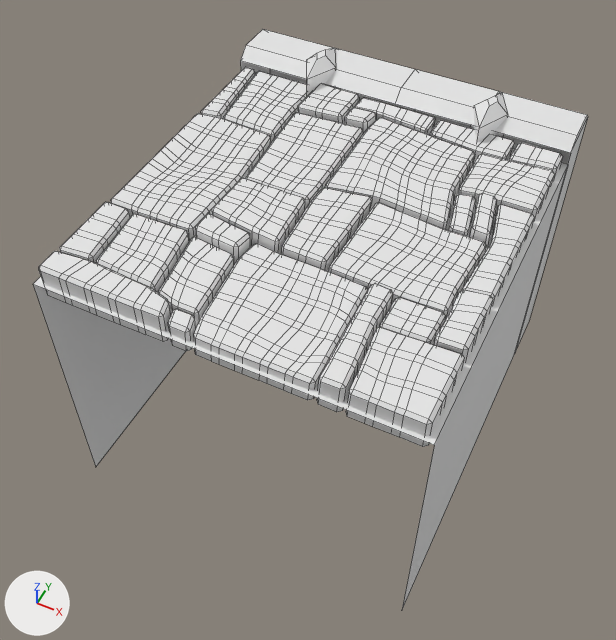
The FBX model Assets/3D Assets/Models/1-2lvl/Floor_low.fbx: old version first, new version second.
One viewpoint serves both versions: a camera (50 mm lens) standing at (1.71, -17.89, 11.61) and looking at (-4.55, -5.37, -4.04). The axes (+X, +Y, +Z) are drawn at lower left. The lights are the same throughout. Mesh edges are drawn as thin lines. Where no turn or scale is listed for an object, it has been applied to the vertices.

Objects in the first picture: 'Floor_low'.
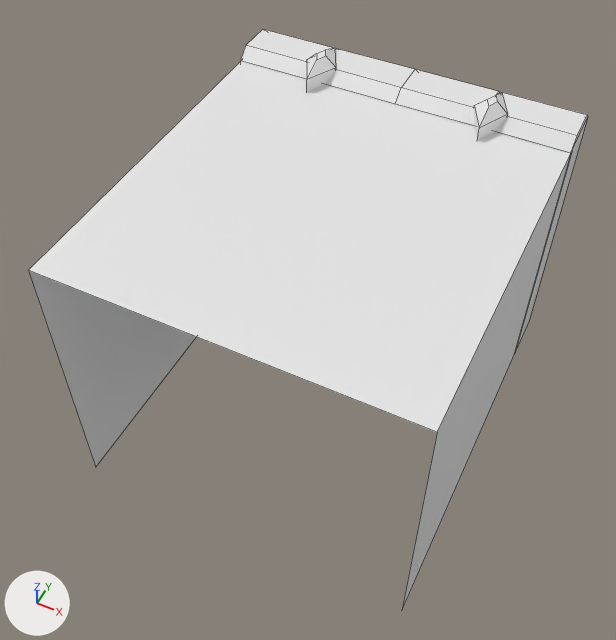
The edits, one by one:
me_cube_034 is used by ob_floor_low; location (0.0, 0.0, 0.0).
Verts and faces of me_cube_034; kept vertices keep their numbers, new ones are numbered from 2203.
Before the commit, vertices of me_cube_034: 2193 (0.0, -9.66, -0.68) at pixel (434, 445), 2194 (-8.57, -9.66, -0.68) at pixel (32, 284), 2195 (0.0, -1.09, -0.68) at pixel (568, 164), 2196 (-8.57, -1.09, -0.68).
me_cube_034 had 2203 vertices, 1903 faces and spanned x -8.57..0.0, y -9.66..0.32, z -7.5..0.31.
me_cube_034 now has 59 vertices, 41 faces and spans x -8.57..0.0, y -9.66..0.32, z -7.5..0.31.
me_cube_034 part 1: 28 loose pieces with 2144 vertices, spanning x -8.45..-0.14, y -9.56..-1.19, z -1.0..-0.22, are deleted.
Part 2, on me_cube_034:
Vertices 2193 to 2196 move by (0.0, 0.0, 0.4).

Changed parts and their boxes (x1, y1, x2, y2) in the pictures (616 x 640 px; the box of a moved part takes in the faces that stretch with it):
'Floor_low', reshaped
    before: (33, 29, 588, 609)
    after: (28, 29, 588, 609)
part 1 of me_cube_034, deleted
    before: (39, 67, 563, 447)
part 2 of me_cube_034, moved or reshaped
    before: (33, 149, 568, 482)
    after: (28, 61, 571, 482)
